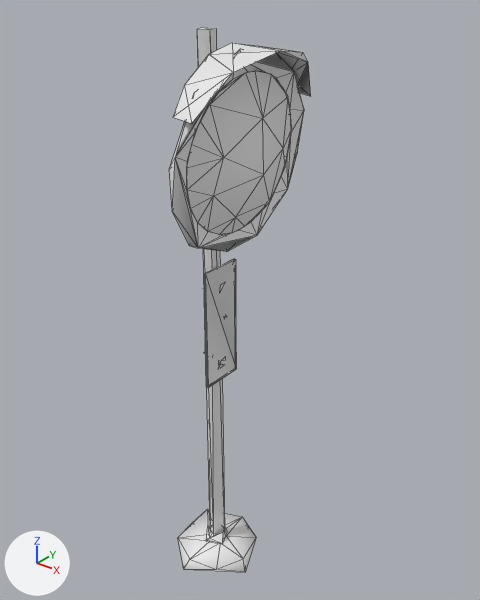
What one commit did to the glTF model game/assets/props/SM_RoadMirror.glb.
One viewpoint serves both versions: a 50 mm lens placed at (1.86, -2.12, 2.94), pointed at (0.08, 0.11, 1.55). Lighting does not change. The marker at lower left points along +X, +Y and +Z. The picture after the commit comes second. Mesh edges are drawn as thin lines. Vertices at exactly the same position are counted once.

Objects in the first picture: 'SM_RoadMirror'.
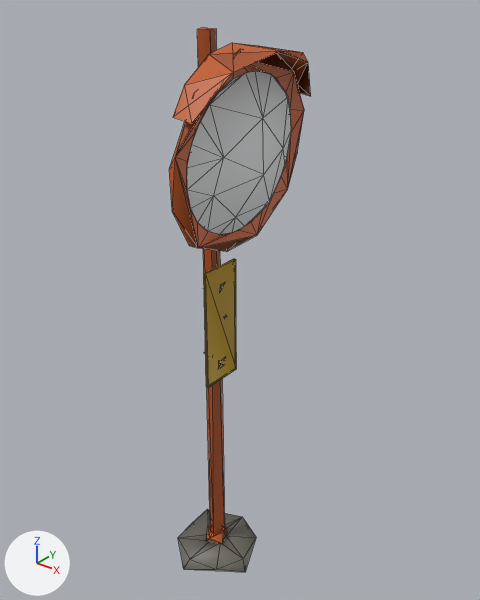
Changed parts and their boxes (x1, y1, x2, y2) in the pictures (480 x 600 px):
'SM_RoadMirror', recoloured (darker): (169, 27, 311, 572) in both

The change, as a diff of the scene's bpy script:
```diff
--- a/game/assets/props/SM_RoadMirror.glb.py
+++ b/game/assets/props/SM_RoadMirror.glb.py
@@ mat_x_prop @@
 n0 = _N.new('ShaderNodeBsdfPrincipled'); n0.name = 'Principled BSDF'
 n1 = _N.new('ShaderNodeOutputMaterial'); n1.name = 'Material Output'
+n2 = _N.new('ShaderNodeMix'); n2.name = 'Mix'
+n2.data_type = 'RGBA'
+n2.blend_type = 'MULTIPLY'
+n2.inputs[0].default_value = 1.0  # 'Factor'
+n2.inputs[7].default_value = (0.8, 0.8, 0.8, 1.0)  # 'B', white #e7e7e7
+n3 = _N.new('ShaderNodeVertexColor'); n3.name = 'Color Attribute'
 _L.new(n0.outputs[0], n1.inputs[0])  # 'BSDF' to 'Surface'
+_L.new(n2.outputs[2], n0.inputs[0])  # 'Result' to 'Base Color'
+_L.new(n3.outputs[0], n2.inputs[6])  # 'Color' to 'A'
@@ me_sm_roadmirror_001 @@
 me_sm_roadmirror_001.from_pydata(...)  # 190 vertices, 248 faces; spans x -0.24..0.37, y -0.42..0.42, z 0.0..2.76
 # used by ob_sm_roadmirror; location = (0.0, 0.0, 0.0)
+# me_sm_roadmirror_001 part 1: vertex colours changed
 me_sm_roadmirror_001.materials.append(mat_x_prop)
```
